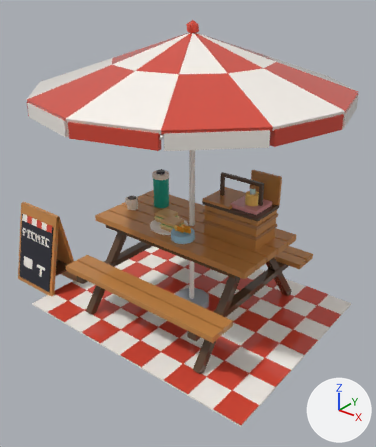
Renders of the glTF model assets/cat-cafe/exports/CatCafe_Camp_Park_PicnicStation.glb from each side of a commit.
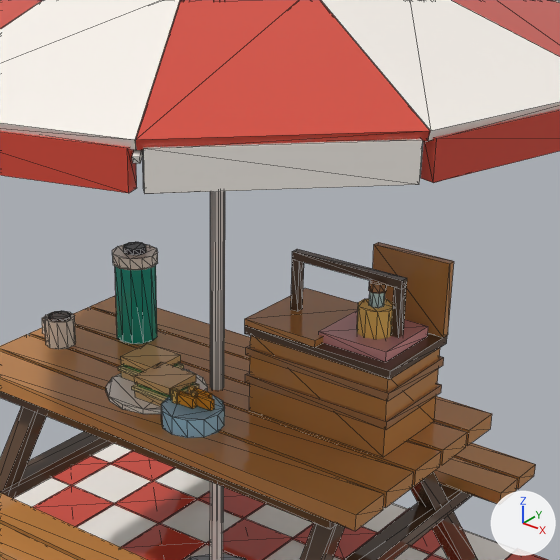
Old and new are each drawn whole from a 50 mm camera at (7.55, -9.61, 8.45) aimed at (0.02, -0.19, 2.61) and again close up on the part from 29% to 86% of the width and 17% to 65% of the height. The axes (+X, +Y, +Z) are drawn at lower right. The lights are the same throughout. The first two pictures are the older version. The close-ups show mesh edges as thin lines. Vertices at exactly the same position are counted once.

Before the edit, the objects in view are built like this:
```python
me_catcafe_camp_park_picnicstation = bpy.data.meshes.new('CatCafe_Camp_Park_PicnicStation')
me_catcafe_camp_park_picnicstation.from_pydata(...)  # 1316 vertices, 2342 faces; spans x -4.95..3.71, y -3.71..3.71, z 0.0..7.48
me_catcafe_camp_park_picnicstation.materials.append(mat_catcafe_palette)
ob_catcafe_camp_park_picnicstation = bpy.data.objects.new('CatCafe_Camp_Park_PicnicStation', me_catcafe_camp_park_picnicstation)
ob_catcafe_camp_park_picnicstation.location = (0.0, 0.0, 0.0)
```
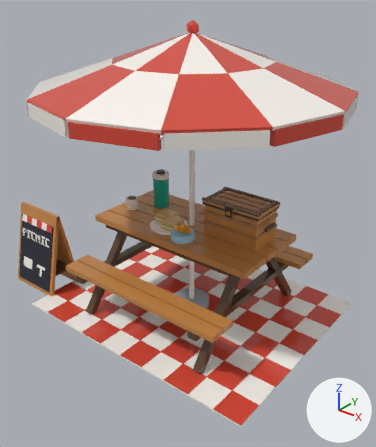
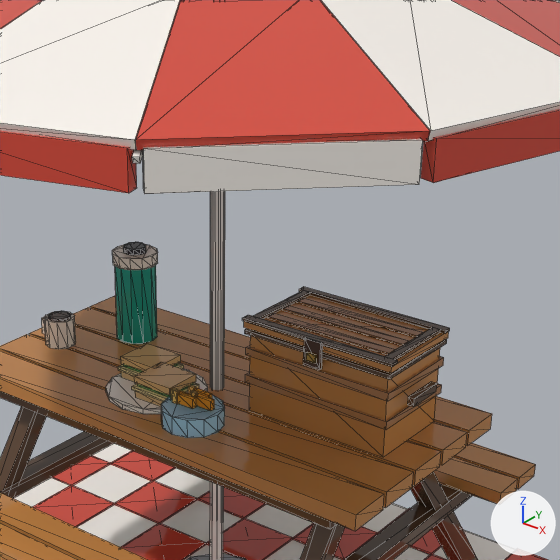
What differs and where, as boxes [x1, y1, x2, y2] in the close-ups (560 x 560 px; the box of a moved part takes in the faces that stretch with it):
'CatCafe_Camp_Park_PicnicStation_Lid', added (brown)
    after: [242, 287, 450, 373]
part 1 of me_catcafe_camp_park_picnicstation, added
    after: [408, 382, 437, 407]
part 2 of me_catcafe_camp_park_picnicstation, moved or reshaped (not visible afterwards)
    before: [357, 299, 393, 339]
part 3 of me_catcafe_camp_park_picnicstation, deleted
    before: [291, 249, 407, 338]
part 4 of me_catcafe_camp_park_picnicstation, deleted
    before: [369, 292, 385, 308]
part 5 of me_catcafe_camp_park_picnicstation, deleted
    before: [369, 280, 387, 294]
part 6 of me_catcafe_camp_park_picnicstation, deleted (brown)
    before: [319, 310, 428, 362]
part 7 of me_catcafe_camp_park_picnicstation, cut back
    before: [245, 242, 454, 379]
    after: [245, 329, 447, 379]
part 8 of me_catcafe_camp_park_picnicstation, moved or reshaped
    both: [112, 243, 158, 259]

What the commit changed:
me_catcafe_camp_park_picnicstation is used by ob_catcafe_camp_park_picnicstation; location (0.0, 0.0, 0.0).
me_catcafe_camp_park_picnicstation had 1316 vertices, 2342 faces and spanned x -4.95..3.71, y -3.71..3.71, z 0.0..7.48.
me_catcafe_camp_park_picnicstation now has 1302 vertices, 2328 faces and spans x -4.95..3.71, y -3.71..3.71, z 0.0..7.48.
me_catcafe_camp_park_picnicstation part 1: a new loose piece, a box spanning x 2.12..2.18, y 0.05..0.45, z 2.95..3.03, in mat_catcafe_palette.
me_catcafe_camp_park_picnicstation part 2: the loose piece of 20 vertices spanning x 1.49..1.81, y 0.03..0.37, z 3.42..3.74 is moved by (0.0, 0.0, -0.38).
me_catcafe_camp_park_picnicstation part 3: the loose piece of 20 vertices spanning x 0.71..1.89, y 0.21..0.29, z 3.45..4.03 is deleted.
me_catcafe_camp_park_picnicstation part 4: the loose piece of 16 vertices spanning x 1.58..1.72, y 0.13..0.27, z 3.74..3.88 is deleted.
me_catcafe_camp_park_picnicstation part 5: the loose piece of 16 vertices spanning x 1.57..1.73, y 0.12..0.28, z 3.88..3.96 is deleted.
me_catcafe_camp_park_picnicstation part 6: the loose piece of 8 vertices spanning x 1.25..1.96, y -0.11..0.61, z 3.38..3.48 is deleted.
Part 7, on me_catcafe_camp_park_picnicstation:
16 vertices are removed from x 0.51..2.09, y -0.24..0.75, z 3.38..4.1.
31 faces are deleted.
2 vertices move from x 2.09, y -0.24..0.74, z 3.38 to x 2.09, y -0.24..0.74, z 3.34.
2 vertices are added at (0.51, -0.24, 3.34), (0.51, 0.74, 3.34).
7 new faces join them.
Part 8, on me_catcafe_camp_park_picnicstation:
45 faces are deleted.
45 new faces join them.
Other edits to the shape of me_catcafe_camp_park_picnicstation do not show in these pictures.
Mesh me_catcafe_camp_park_picnicstation_lid is new.
It has 80 vertices, 120 faces and spans x -0.81..0.81, y -1.04..0.0, z -0.16..0.1.
It uses material mat_catcafe_palette.
Object 'CatCafe_Camp_Park_PicnicStation_Lid' (ob_catcafe_camp_park_picnicstation_lid) is new; it shows me_catcafe_camp_park_picnicstation_lid.
Its location is (1.3, 0.74, 3.36).
